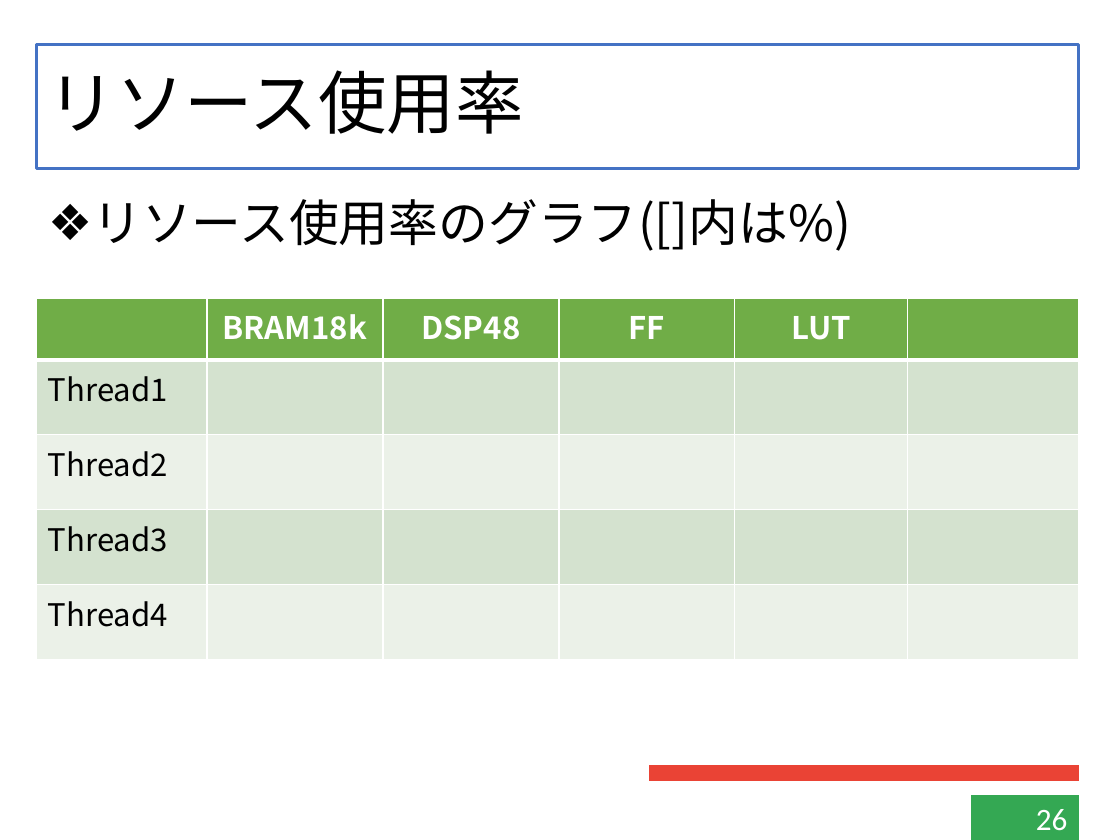
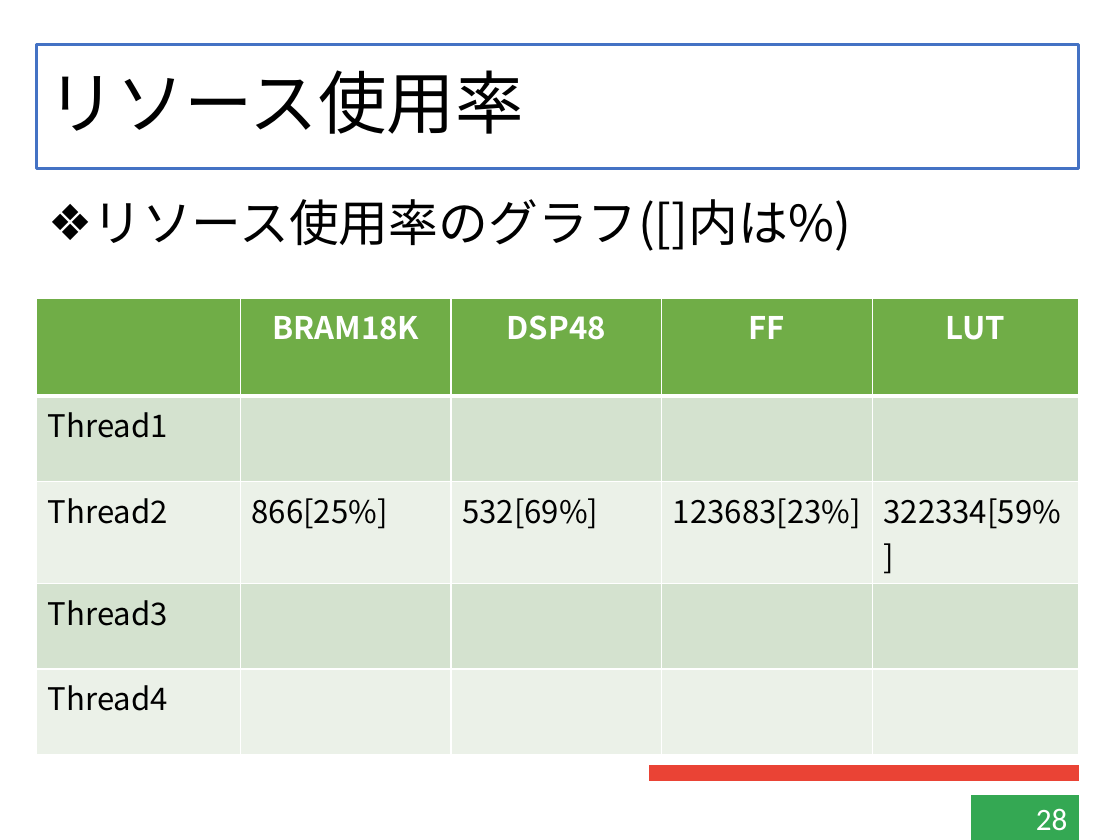
Before and after one commit to kensuke-iizuka/thesis, a slide deck: slide 28 of slide/graduate.pptx (slide 26 before the commit). Drawn at 1120x840 pixels with LibreOffice and Linux fonts; fonts in the diff are those of the drawing. Boxes give left, top, right and bottom in pixels: in the first picture for what was removed or moved away, otherwise in the second. Text is boxed around its words. In the diff, an @@ line names an element or a change of style, - is before the commit and + after.

```diff
--- a/slide/graduate.pptx
+++ b/slide/graduate.pptx
@@ table at [37, 298, 1079, 739] @@
-column 2: BRAM18k |  |  |  | 
-column 3: DSP48 |  |  |  | 
-column 4: FF |  |  |  | 
-column 5: LUT |  |  |  | 
-column 6:  |  |  |  | 
+column 2: BRAM18K |  | 866[25%] |  | 
+column 3: DSP48 |  | 532[69%] |  | 
+column 4: FF |  | 123683[23%] |  | 
+column 5: LUT |  | 322334[59%] |  | 
@@ page number at [1036, 808, 1068, 831]: text changed @@
-26
+28
```
Also in this commit, not shown: 15 other slides changed, 4 slides added, 8 other files.
